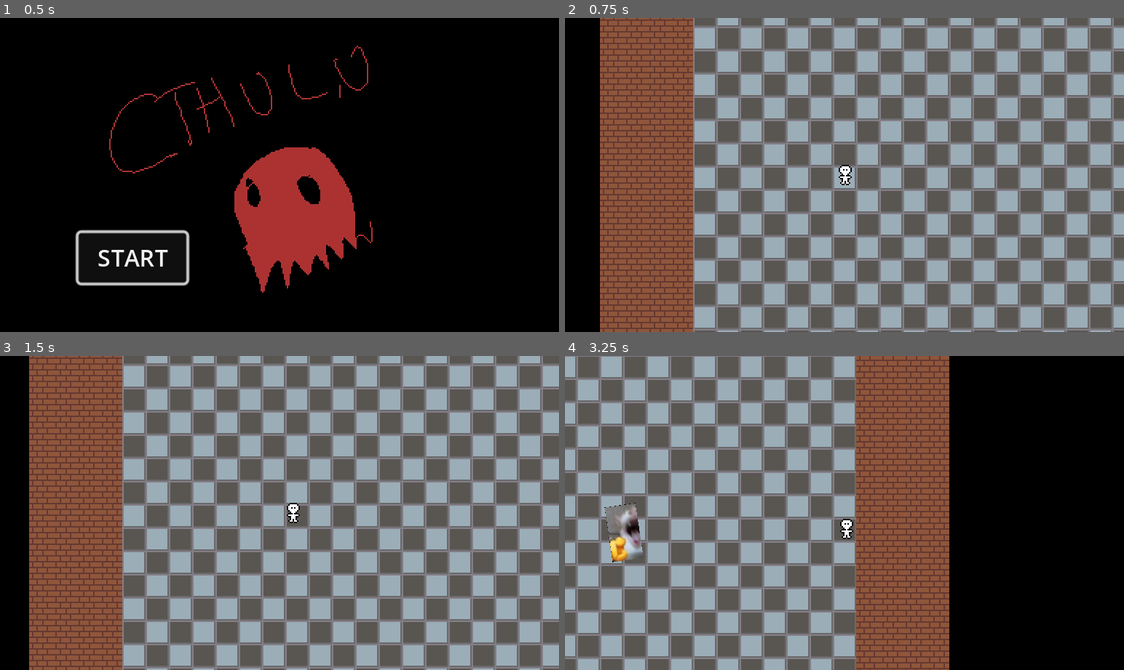
Above: before the commit, frames 1-4 (two rows, left to right).
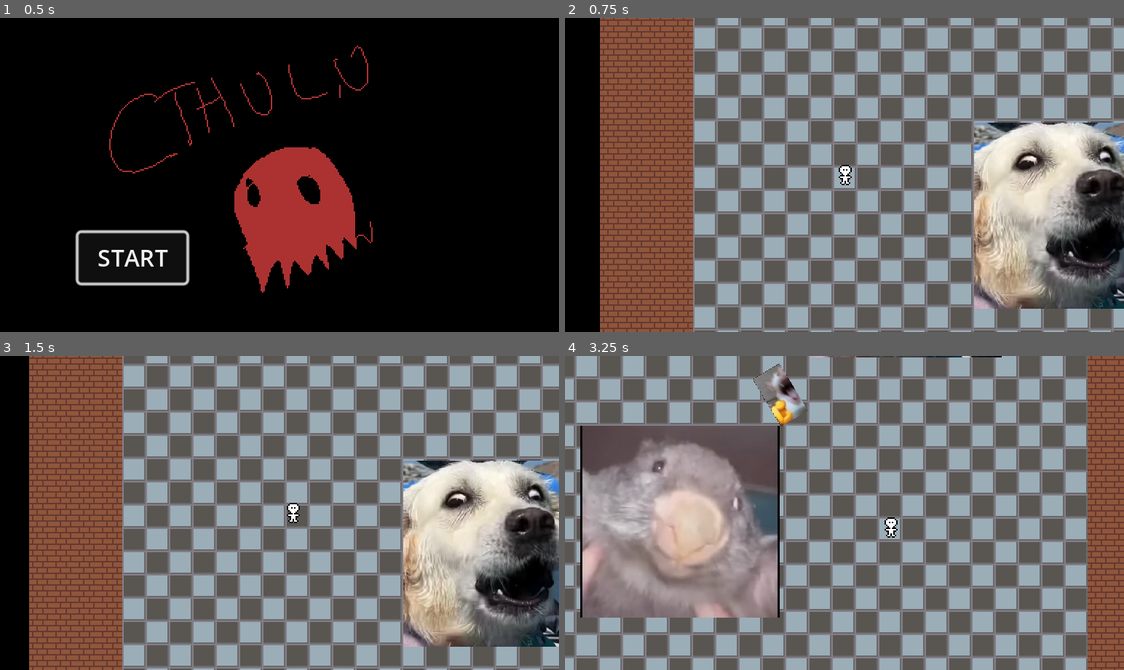
Above: after the commit, the same moments.

Repository: Allov/ld55
Game: Godot game, scene res://scenes/main.tscn
Same seed, same stepped clock (60 frames per second), same inputs: the game is played once before the commit and once after it. The engine's default icon, where the game draws it, is replaced by a stand-in: a white triangle on a blue panel in a dark square.
Inputs:
- Up to frame 1 (0.5 s): no input
- Up to frame 2 (0.75 s): click "START" at 0.5 s
- Up to frame 3 (1.5 s): tap Enter at 1.25 s; hold D (move_right) from 1.28 s (still down); tap E (action) at 1.35 s
- Up to frame 4 (3.25 s): release D (move_right) at 2.03 s; hold Down (move_down) 2.03-2.78 s; tap Space (dash) at 2.1 s; hold D (move_right) from 2.78 s (still down); tap E (action) at 2.85 s

Frame 1 is identical in both runs. In frame 2, 15% of the frame differs, in the area x 73-100%, y 33-93%; in frame 3, 15%; in frame 4, 93%, in the area x 0-100%, y 0-100%.

Commit message:
Projectile good

Diff:
--- a/components/hitbox.gd
+++ b/components/hitbox.gd
@@ -1,7 +1,5 @@
 class_name Hitbox
 extends Area2D
-
-signal target_hit()
 
 @export_range(1, 10) var damage: int = 1 : set = set_damage, get = get_damage
 
--- a/scenes/enemies/boss1.tscn
+++ /dev/null
@@ -1,13 +0,0 @@
-[gd_scene load_steps=4 format=3 uid="uid://dax2c82gpwk0b"]
-
-[ext_resource type="PackedScene" uid="uid://dd8ldwyy5jgt5" path="res://scenes/enemies/default_enemy.tscn" id="1_vyy6q"]
-[ext_resource type="Texture2D" uid="uid://bibfu4vviqawt" path="res://scenes/enemies/bober.png" id="2_jytbs"]
-[ext_resource type="PackedScene" uid="uid://cm4fc8vn2pg73" path="res://scenes/projectiles/projectile1.tscn" id="3_xr45w"]
-
-[node name="Enemy" instance=ExtResource("1_vyy6q")]
-projectile_scene = ExtResource("3_xr45w")
-
-[node name="Sprite2D" parent="." index="0"]
-position = Vector2(0, 0.999995)
-scale = Vector2(0.18, 0.195266)
-texture = ExtResource("2_jytbs")
--- a/scenes/enemies/default_enemy.tscn
+++ b/scenes/enemies/default_enemy.tscn
@@ -12,7 +12,7 @@
 
 [node name="Enemy" type="CharacterBody2D" node_paths=PackedStringArray("detection_area")]
 script = ExtResource("1_037e2")
-detection_area = NodePath("Area2D")
+detection_area = NodePath("DetectionArea")
 
 [node name="Sprite2D" type="Sprite2D" parent="."]
 texture = ExtResource("1_6c5dh")
@@ -24,6 +24,8 @@
 script = ExtResource("3_iblko")
 
 [node name="Hurtbox" type="Area2D" parent="." node_paths=PackedStringArray("health")]
+collision_layer = 16
+collision_mask = 32
 script = ExtResource("3_3uvuk")
 health = NodePath("../Health")
 
@@ -31,13 +33,13 @@
 position = Vector2(-0.5, 0)
 shape = SubResource("RectangleShape2D_puqex")
 
-[node name="Area2D" type="Area2D" parent="."]
+[node name="DetectionArea" type="Area2D" parent="."]
 
-[node name="CollisionShape2D" type="CollisionShape2D" parent="Area2D"]
+[node name="CollisionShape2D" type="CollisionShape2D" parent="DetectionArea"]
 scale = Vector2(50, 50)
 shape = SubResource("CircleShape2D_jpgry")
 
-[node name="Timer" type="Timer" parent="."]
+[node name="AttackDelay" type="Timer" parent="."]
 wait_time = 2.0
 
 [connection signal="health_depleted" from="Health" to="." method="_on_health_health_depleted"]
--- /dev/null
+++ b/scenes/enemies/enemy1.tscn
@@ -0,0 +1,13 @@
+[gd_scene load_steps=4 format=3 uid="uid://dax2c82gpwk0b"]
+
+[ext_resource type="PackedScene" uid="uid://dd8ldwyy5jgt5" path="res://scenes/enemies/default_enemy.tscn" id="1_cww2c"]
+[ext_resource type="PackedScene" uid="uid://cm4fc8vn2pg73" path="res://scenes/projectiles/projectile1.tscn" id="2_q1j4o"]
+[ext_resource type="Texture2D" uid="uid://bibfu4vviqawt" path="res://scenes/enemies/bober.png" id="3_iasyq"]
+
+[node name="Enemy" instance=ExtResource("1_cww2c")]
+projectile_scene = ExtResource("2_q1j4o")
+
+[node name="Sprite2D" parent="." index="0"]
+position = Vector2(0, 0.999995)
+scale = Vector2(0.18, 0.195266)
+texture = ExtResource("3_iasyq")
--- a/scenes/fridge.tscn
+++ b/scenes/fridge.tscn
@@ -1,10 +1,12 @@
-[gd_scene load_steps=11 format=3 uid="uid://d3ijvg2j6cpda"]
+[gd_scene load_steps=13 format=3 uid="uid://d3ijvg2j6cpda"]
 
 [ext_resource type="Texture2D" uid="uid://2yvxyqu8aede" path="res://assets/floor_1.png" id="1_u2u68"]
 [ext_resource type="Texture2D" uid="uid://dy6xb3ga7lyqm" path="res://assets/floor_2.png" id="2_18wi4"]
 [ext_resource type="Texture2D" uid="uid://cq6ulrn5ihbx1" path="res://assets/wall.png" id="3_0i3x6"]
 [ext_resource type="PackedScene" uid="uid://b4ck1ajh7elbm" path="res://scenes/player.tscn" id="4_41ip0"]
-[ext_resource type="PackedScene" uid="uid://dax2c82gpwk0b" path="res://scenes/enemies/boss1.tscn" id="5_v54y6"]
+[ext_resource type="PackedScene" uid="uid://dax2c82gpwk0b" path="res://scenes/enemies/enemy1.tscn" id="5_03tni"]
+[ext_resource type="PackedScene" uid="uid://byphuqq7bbdpu" path="res://scenes/guards/guard1.tscn" id="6_o1nww"]
+[ext_resource type="PackedScene" uid="uid://cm4fc8vn2pg73" path="res://scenes/projectiles/projectile1.tscn" id="7_ivvou"]
 
 [sub_resource type="TileMapPattern" id="TileMapPattern_0yai2"]
 tile_data = PackedInt32Array(0, 1, 0, 65536, 0, 0, 131072, 1, 0, 196608, 0, 0, 262144, 1, 0, 327680, 0, 0, 393216, 1, 0 …(757 unchanged characters)…
@@ -51,5 +53,10 @@
 [node name="Camera2D" type="Camera2D" parent="Player"]
 position_smoothing_enabled = true
 
-[node name="Enemy" parent="." instance=ExtResource("5_v54y6")]
+[node name="Enemy" parent="." node_paths=PackedStringArray("detection_area") instance=ExtResource("5_03tni")]
 position = Vector2(104, 258)
+detection_area = NodePath("Area2D")
+
+[node name="Guard" parent="." instance=ExtResource("6_o1nww")]
+position = Vector2(259, 82)
+projectile_scene = ExtResource("7_ivvou")
--- a/scenes/guards/default_guard.tscn
+++ b/scenes/guards/default_guard.tscn
@@ -7,6 +7,8 @@
 
 [sub_resource type="RectangleShape2D" id="RectangleShape2D_6wyab"]
 size = Vector2(133, 132)
+
+[sub_resource type="CircleShape2D" id="CircleShape2D_kg4qb"]
 
 [node name="Guard" type="CharacterBody2D"]
 script = ExtResource("1_edka2")
@@ -21,6 +23,8 @@
 script = ExtResource("3_aiym8")
 
 [node name="Hurtbox" type="Area2D" parent="." node_paths=PackedStringArray("health")]
+collision_layer = 32
+collision_mask = 16
 script = ExtResource("4_rukfq")
 health = NodePath("../Health")
 
@@ -28,4 +32,14 @@
 position = Vector2(-0.5, 0)
 shape = SubResource("RectangleShape2D_6wyab")
 
+[node name="DetectionArea" type="Area2D" parent="."]
+
+[node name="CollisionShape2D" type="CollisionShape2D" parent="DetectionArea"]
+scale = Vector2(50, 50)
+shape = SubResource("CircleShape2D_kg4qb")
+
+[node name="AttackDelay" type="Timer" parent="."]
+wait_time = 2.0
+
 [connection signal="health_depleted" from="Health" to="." method="_on_health_health_depleted"]
+[connection signal="received_damage" from="Hurtbox" to="." method="_on_hurtbox_received_damage"]
--- a/scenes/guards/guard1.tscn
+++ b/scenes/guards/guard1.tscn
@@ -1,9 +1,11 @@
-[gd_scene load_steps=3 format=3 uid="uid://byphuqq7bbdpu"]
+[gd_scene load_steps=4 format=3 uid="uid://byphuqq7bbdpu"]
 
 [ext_resource type="PackedScene" uid="uid://c6djtlfpv5wcp" path="res://scenes/guards/default_guard.tscn" id="1_ggsk1"]
 [ext_resource type="Texture2D" uid="uid://xevj41aijxgi" path="res://scenes/guards/dog.png" id="2_0ts63"]
+[ext_resource type="PackedScene" uid="uid://cm4fc8vn2pg73" path="res://scenes/projectiles/projectile1.tscn" id="2_vlpg4"]
 
 [node name="Guard" instance=ExtResource("1_ggsk1")]
+projectile_scene = ExtResource("2_vlpg4")
 
 [node name="Sprite2D" parent="." index="0"]
 position = Vector2(-1.90735e-06, -2.32458e-06)
--- a/scenes/projectiles/default_projectile.tscn
+++ b/scenes/projectiles/default_projectile.tscn
@@ -25,5 +25,7 @@
 [node name="CollisionShape2D" type="CollisionShape2D" parent="Hitbox"]
 shape = SubResource("RectangleShape2D_kstbg")
 
-[node name="Timer" type="Timer" parent="."]
+[node name="Lifespan" type="Timer" parent="."]
 wait_time = 5.0
+
+[connection signal="area_entered" from="Hitbox" to="." method="_on_hitbox_area_entered"]
--- a/scenes/projectiles/projectile1.tscn
+++ b/scenes/projectiles/projectile1.tscn
@@ -11,3 +11,7 @@
 
 [node name="CollisionShape2D" parent="." index="1"]
 position = Vector2(-0.5, 0)
+
+[node name="Hitbox" parent="." index="2"]
+collision_layer = 16
+collision_mask = 32
--- a/scripts/enemy.gd
+++ b/scripts/enemy.gd
@@ -4,34 +4,37 @@
 @export var projectile_scene: PackedScene
 @export var detection_area: Area2D
 @export_range(1, 10) var attack_delay: float = 2
+# À changer
 @onready var player = get_node("/root/Fridge/Player")
 
 var timer;
 var can_shoot = false;
-var collision_array = []
+var guard = null
 
 func _ready():
-	$Timer.connect("timeout", _on_timeout_complete)
-	$Timer.start()
+	add_to_group("enemies")
+	$AttackDelay.connect("timeout", _on_timeout_complete)
+	$AttackDelay.start()
 
 func _process(delta):
-	if(can_shoot):
-		if(collision_array.is_empty()):
-			for body in detection_area.get_overlapping_bodies():
+	if can_shoot:
+		if guard == null:
+			for body in $DetectionArea.get_overlapping_bodies():
 				if body.is_in_group("guards"):
-					collision_array.push_back(body)
+					guard = body
+					break
 
-			if(collision_array.is_empty()):
+			if(guard == null):
 				shoot_projectile(player)
 		else:
-			shoot_projectile(collision_array[0])
+			shoot_projectile(guard)
 
 func shoot_projectile(target: CharacterBody2D):
 	var projectile = projectile_scene.instantiate()
 	get_parent().add_child(projectile)
 	projectile.start(global_position, target)
 	can_shoot = false
-	$Timer.start()
+	$AttackDelay.start()
 
 func _on_timeout_complete() -> void:
 	can_shoot = true
--- a/scripts/guard.gd
+++ b/scripts/guard.gd
@@ -1,8 +1,37 @@
 class_name Guard
 extends CharacterBody2D
 
+@export var projectile_scene: PackedScene
+@export_range(1, 10) var attack_delay: float = 2
+
+var timer;
+var can_shoot = false;
+var enemy = null;
+
 func _ready():
 	add_to_group("guards")
+	$AttackDelay.connect("timeout", _on_timeout_complete)
+	$AttackDelay.start()
+
+func _process(delta):
+	if(can_shoot):
+		if(enemy == null):
+			for body in $DetectionArea.get_overlapping_bodies():
+				if body.is_in_group("enemies"):
+					enemy = body
+					break
+		else:
+			shoot_projectile(enemy)
+
+func shoot_projectile(target: CharacterBody2D):
+	var projectile = projectile_scene.instantiate()
+	get_parent().add_child(projectile)
+	projectile.start(global_position, target)
+	can_shoot = false
+	$AttackDelay.start()
+
+func _on_timeout_complete() -> void:
+	can_shoot = true
 
 func _on_health_health_depleted():
 	queue_free()
--- a/scripts/projectile.gd
+++ b/scripts/projectile.gd
@@ -16,23 +16,31 @@
 
 func _ready():
 	velocity = speed * 5 * Vector2.RIGHT.rotated(rotation)
-	$Timer.connect("timeout", _on_timeout_complete)
-	$Timer.start()
+	$Lifespan.connect("timeout", _on_timeout_complete)
+	$Lifespan.start()
 
 func _physics_process(delta: float) -> void:
-	acceleration += seek()
-	velocity += acceleration * delta
-	velocity = velocity.limit_length(speed)
-	rotation = velocity.angle()
-	position += velocity * delta
-	look_at(global_position + velocity)
+	if target != null:
+		acceleration += seek()
+		velocity += acceleration * delta
+		velocity = velocity.limit_length(speed)
+		rotation = velocity.angle()
+		position += velocity * delta
+		look_at(global_position + velocity)
+	else:
+		queue_free()
 
 func seek():
 	var steer = Vector2.ZERO
-	if target:
+
+	if target != null:
 		var desired = (target.position - position).normalized() * speed
 		steer = (desired - velocity).normalized() * steer_force
-		return steer
+
+	return steer
 
 func _on_timeout_complete():
 	queue_free()
+
+func _on_hitbox_area_entered(_area):
+	queue_free()
Not shown: 1 places in scenes/cooking_station.tscn that only renumber resources
Not shown: 1 places in scenes/guards/default_guard.tscn that only renumber resources
Not shown: 1 places in scenes/kitchen.tscn that only renumber resources
